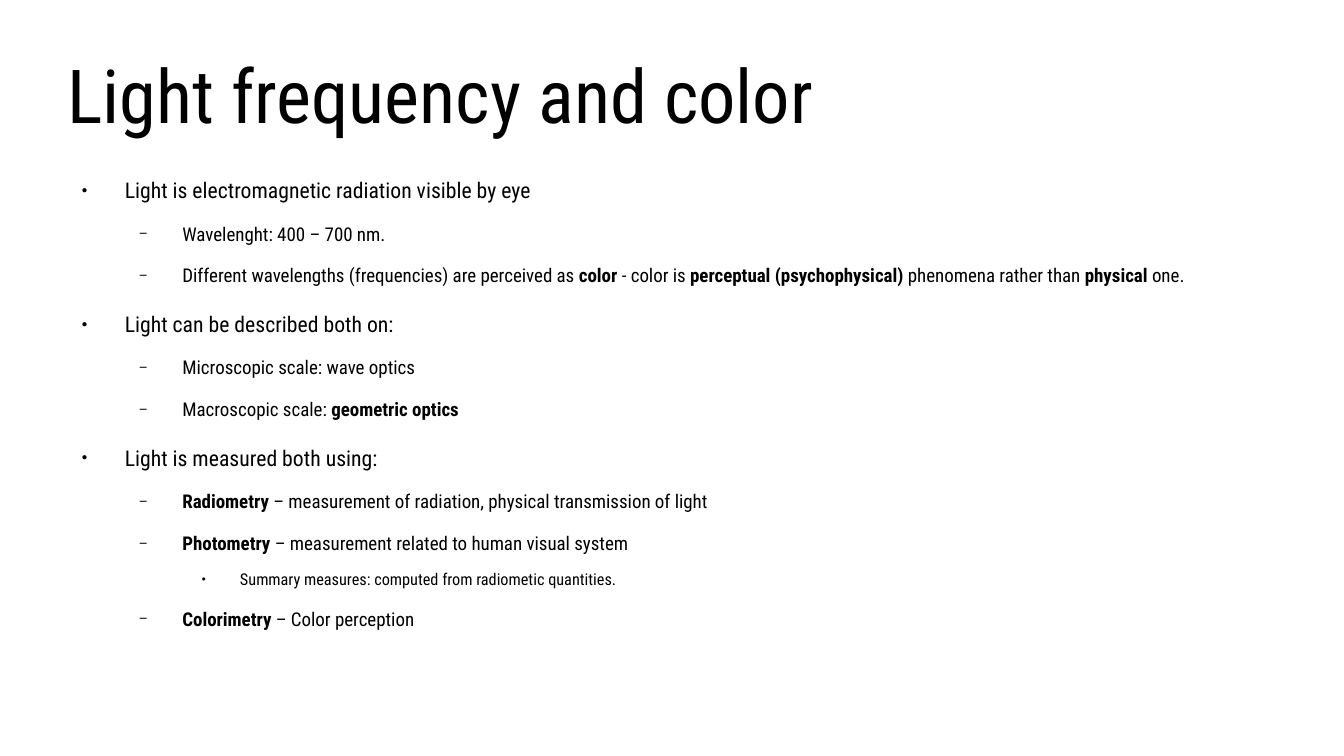
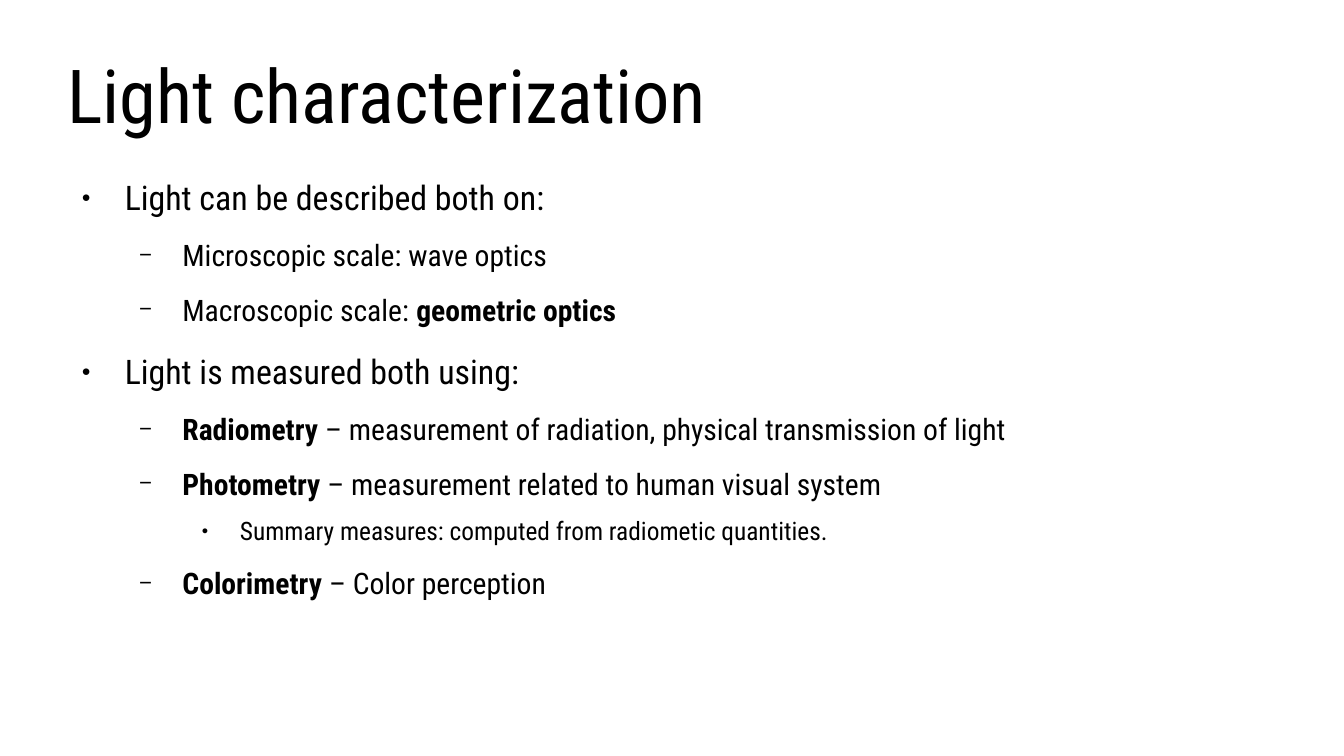
Before and after one commit to lorentzo/IntroductionToComputerGraphics, a slide deck: slide 18 of lectures/3_foundations_3d_scene/3_3_light.odp (slide 2 before the commit). Drawn at 1344x756 pixels with LibreOffice and Linux fonts; fonts in the diff are those of the drawing. Boxes give left, top, right and bottom in pixels: in the first picture for what was removed or moved away, otherwise in the second. Text is boxed around its words. In the diff, an @@ line names an element or a change of style, - is before the commit and + after.

Commit message:
light

```diff
--- a/lectures/3_foundations_3d_scene/3_3_light.odp
+++ b/lectures/3_foundations_3d_scene/3_3_light.odp
@@ title at (x1=67, y1=67, x2=706, y2=139): text changed @@
-Light frequency and color
+Light characterization
@@ text "Light can be described both ..." at (x1=125, y1=184, x2=1005, y2=601): size 12.8 to 20 pt in "Light can be described both on:", "Light is measured both using:"; size 11.2 to 17.5 pt in "Microscopic scale: wave optics", "Macroscopic scale: geometric optics", "Radiometry – measurement of radiation, physical transmission ...", "Photometry – measurement related to human visual ..." and 1 more places; size 9.6 to 15 pt in "Summary measures: computed from radiometic quantities." @@
@@ text at (x1=125, y1=181, x2=1184, y2=286): paragraphs removed @@
-● Light is electromagnetic radiation visible by eye
-  − Wavelenght: 400 – 700 nm.
-  − Different wavelengths (frequencies) are perceived as color - color is perceptual (psychophysical) phenomena rather than physical one.
```
Also in this commit, not shown: 2 other slides changed, 19 slides added, 2 other files.
